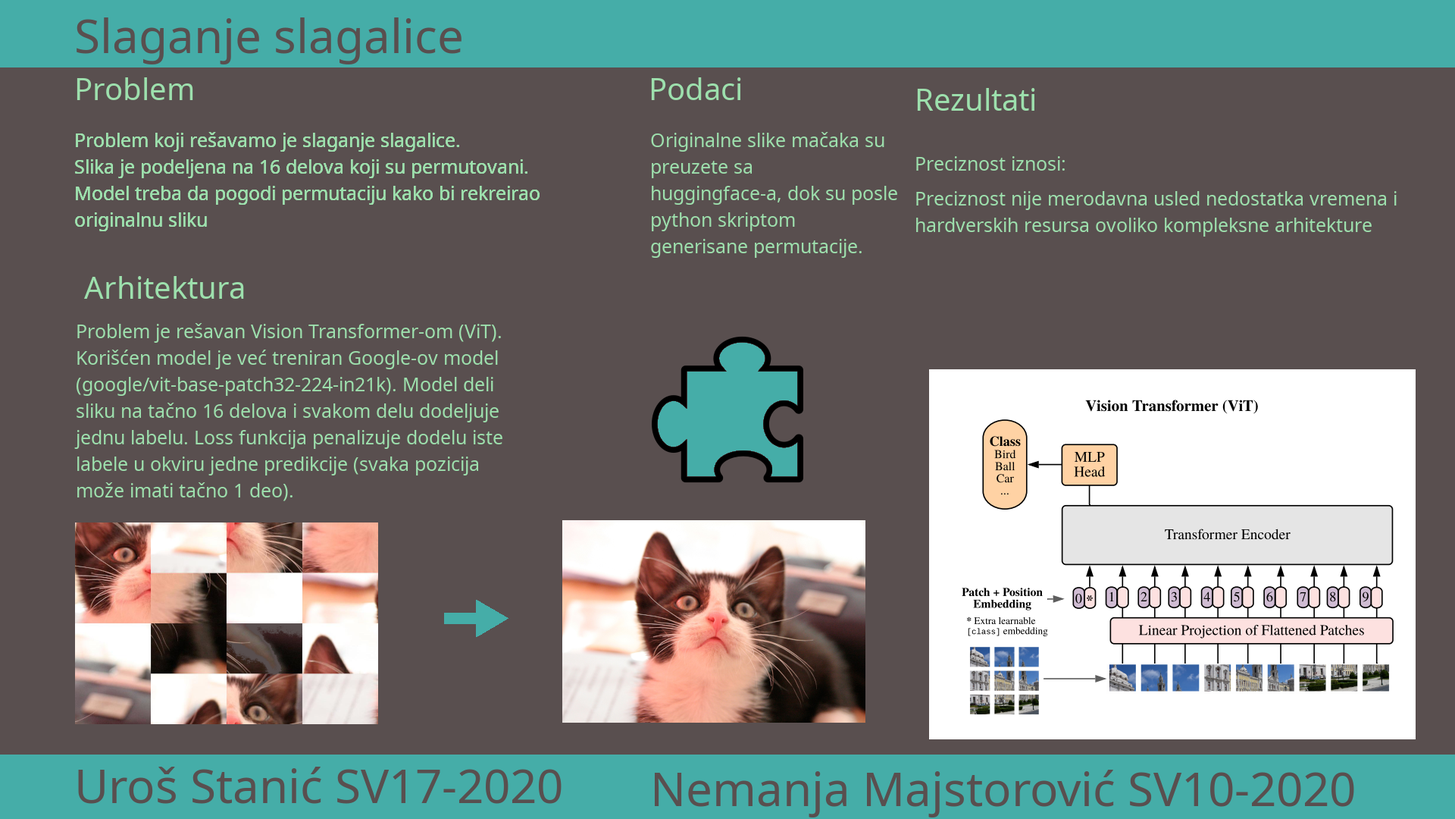
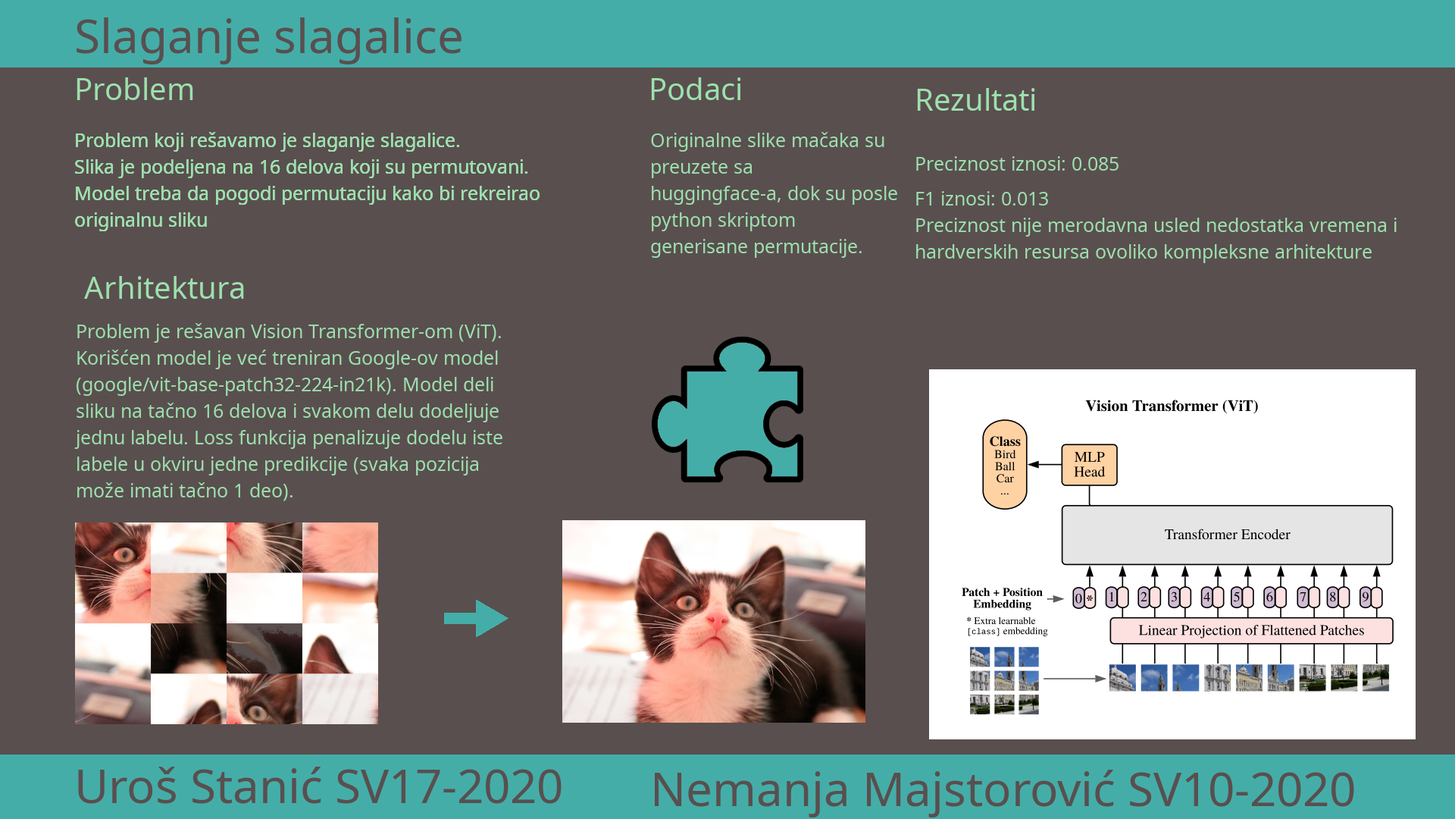
Layer changes from the first 1455×819 image to the second:
painted on "Rezultati ..." over [916, 156, 1397, 264]
